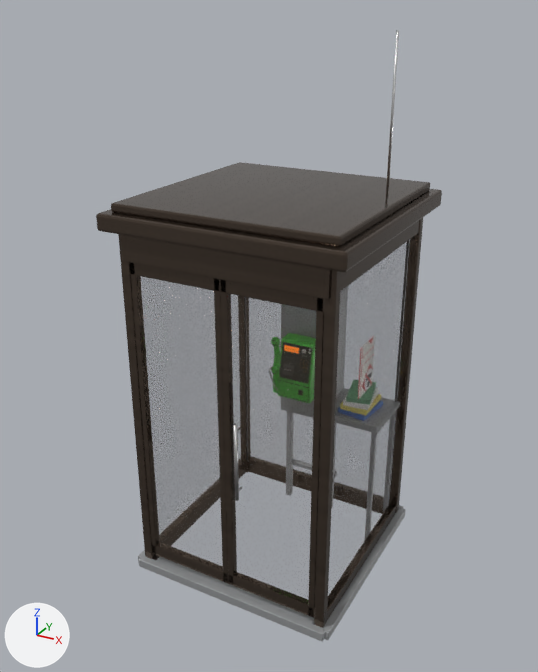
The FBX model games/koushu-denwa/assets/unreal/PhoneBooth.fbx as it was, and as the next commit left it.
The view is the same before and after, from a 50 mm camera at (1.99, -3.74, 3.41) aimed at (-0.04, -0.06, 1.57). The lights are fixed; the arrows at lower left show +X, +Y and +Z. The older version comes first. Where no turn or scale is listed for an object, it has been applied to the vertices.

In view in the first picture: 'Booth_Frame', 'Booth_Glass', 'Booth_Roof', 'Door'.
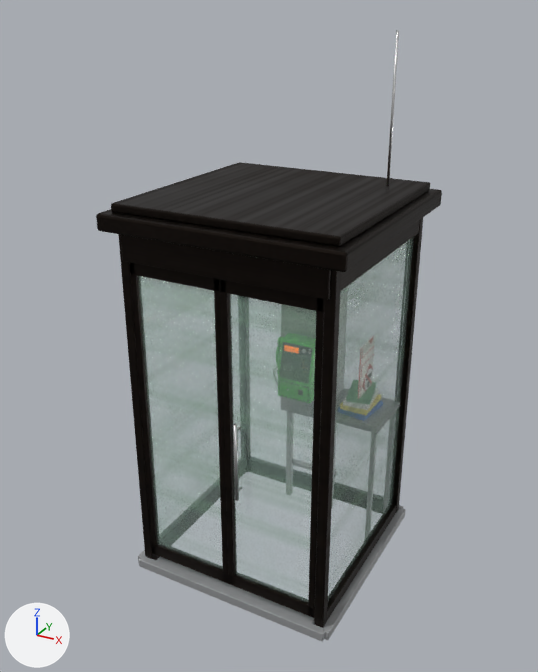
Patch to the scene script:
```diff
--- a/games/koushu-denwa/assets/unreal/PhoneBooth.fbx.py
+++ b/games/koushu-denwa/assets/unreal/PhoneBooth.fbx.py
@@ img_glass_color_png @@
+img_glass_color_png = load_image('glass_color.png', '_unpacked/glass_color.png', 512, 512, 'sRGB')
@@ img_glass_rough_png @@
+img_glass_rough_png = load_image('glass_rough.png', '_unpacked/glass_rough.png', 512, 512, 'Non-Color')
@@ img_bronze_rough_png @@
+img_bronze_rough_png = load_image('bronze_rough.png', '_unpacked/bronze_rough.png', 512, 512, 'Non-Color')
@@ img_bronze_color_png @@
+img_bronze_color_png = load_image('bronze_color.png', '_unpacked/bronze_color.png', 512, 512, 'sRGB')
@@ mat_glass @@
 n0 = _N.new('ShaderNodeBsdfPrincipled'); n0.name = 'Principled BSDF'
-n0.inputs[4].default_value = 0.12  # 'Alpha'
 n1 = _N.new('ShaderNodeOutputMaterial'); n1.name = 'Material Output'
 n2 = _N.new('ShaderNodeTexImage'); n2.name = 'Image Texture'
-n2.image = img_phonebooth_fbm
+n2.image = img_glass_color_png
 n3 = _N.new('ShaderNodeTexImage'); n3.name = 'Image Texture.001'
-n3.image = img_phonebooth_fbm
+n3.image = img_glass_rough_png
 _L.new(n2.outputs[0], n0.inputs[0])  # 'Color' to 'Base Color'
@@ mat_glass @@
 _L.new(n0.outputs[0], n1.inputs[0])  # 'BSDF' to 'Surface'
+_L.new(n2.outputs[1], n0.inputs[4])  # 'Alpha' to 'Alpha'
@@ mat_bronze @@
 n2 = _N.new('ShaderNodeTexImage'); n2.name = 'Image Texture'
-n2.image = img_phonebooth_fbm
+n2.image = img_bronze_color_png
 n3 = _N.new('ShaderNodeTexImage'); n3.name = 'Image Texture.001'
-n3.image = img_phonebooth_fbm
+n3.image = img_bronze_rough_png
 _L.new(n2.outputs[0], n0.inputs[0])  # 'Color' to 'Base Color'
@@ ob_phone_handset @@
 ob_phone_handset = bpy.data.objects.new('Phone_Handset', me_béziercurve)
-ob_phone_handset.location = (-0.159, 0.263, 1.0)
+ob_phone_handset.location = (-0.156, 0.293, 1.0)
```

Location of each change, (x1, y1, x2, y2) in pixels of the pictures (538 x 672 px):
'Door', surface changed (darker): (130, 263, 325, 618) in both
'Booth_Frame', surface changed: (118, 218, 423, 630) in both
'Booth_Roof', surface changed (darker): (96, 151, 442, 272) in both
'Booth_Glass', surface changed: (328, 237, 414, 601) in both
'Phone_Handset', moved (not visible before): after (276, 337, 283, 373)
